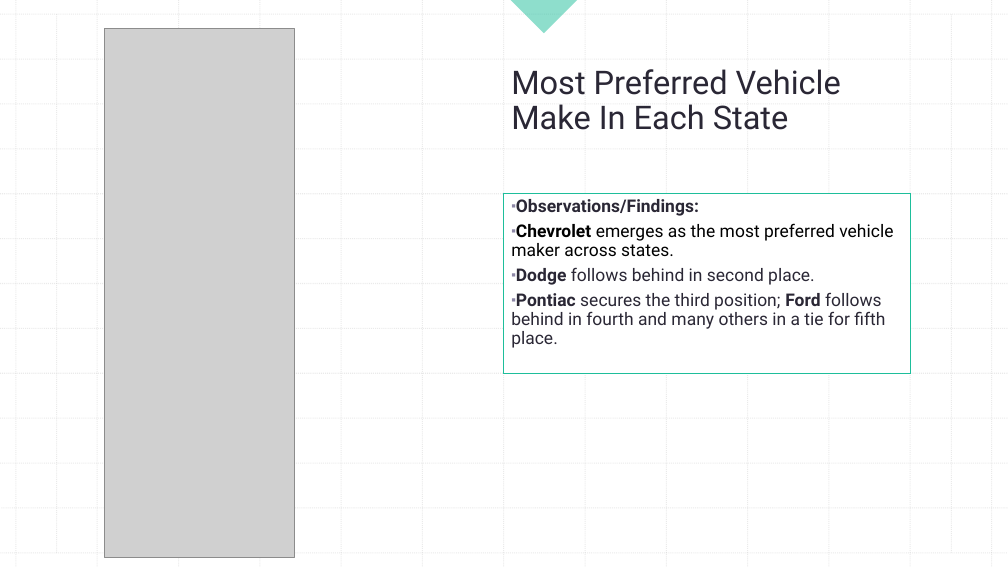
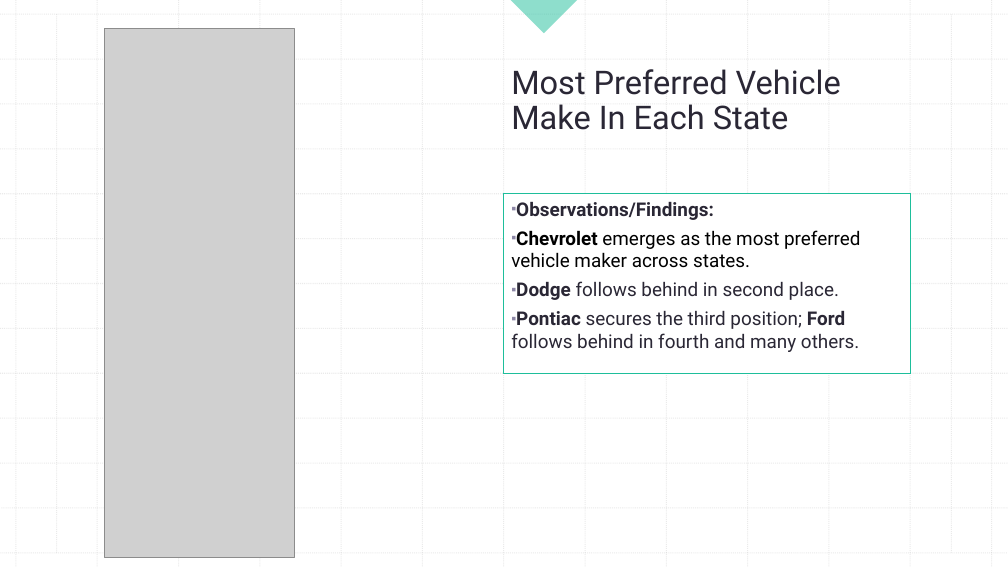
Before and after one commit to thaychansy/sql-business-case, a slide deck: slide 8 of new-wheels-db/Quarterly_Business_Report.pptx. Drawn at 1008x567 pixels with LibreOffice and Linux fonts; fonts in the diff are those of the drawing; grey boxes stand for pictures. Boxes give left, top, right and bottom in pixels: in the first picture for what was removed or moved away, otherwise in the second. Text is boxed around its words. In the diff, an @@ line names an element or a change of style, - is before the commit and + after.

```diff
--- a/new-wheels-db/Quarterly_Business_Report.pptx
+++ b/new-wheels-db/Quarterly_Business_Report.pptx
@@ text in rectangle at [511,202,860,300]: size 16.6 to 18 pt in "Observations/Findings:", "Chevrolet emerges as the most preferred vehicle ...", "Dodge follows behind in second place."; line spacing 0.9 to 1 @@
@@ text in rectangle at [511,311,859,352]: text changed; size 16.6 to 18 pt @@
-▪ Pontiac secures the third position; Ford follows behind in fourth and many others in a tie for fifth place.
+▪ Pontiac secures the third position; Ford follows behind in fourth and many others.
```
Also in this commit, not shown: 2 other slides changed, 1 other file.
